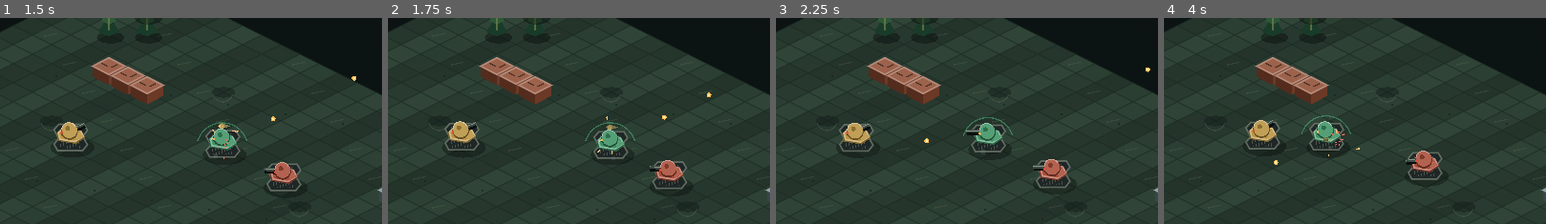
Above: before the commit, frames 1-4 (left to right).
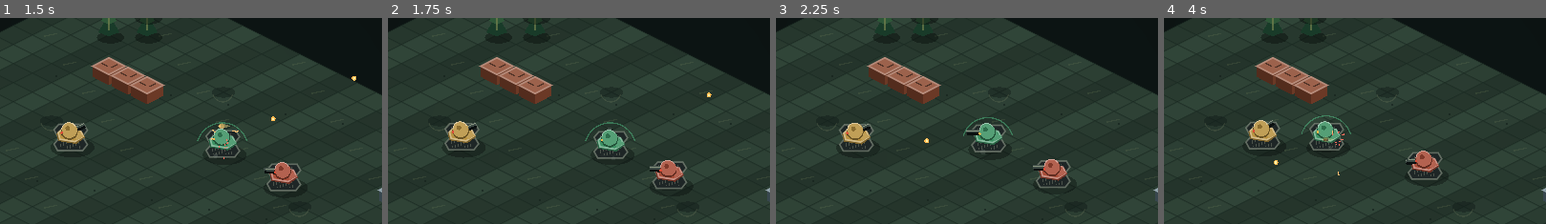
Above: after the commit, the same moments.

Repository: binarywatches-create/TankForge
Game: Godot game, scene res://scenes/battlefield.tscn
Same seed, same stepped clock (60 frames per second), same inputs: the game is played once before the commit and once after it.
Inputs (mouse positions are % of the whole screen's width and height, from its top left):
- Up to frame 1 (1.5 s): move the mouse to (45, 71) at 0.52 s; hold W 0.53-1.25 s; click (45, 71) at 0.67 s; tap Space at 0.77 s; drag from (80, 66) to (45, 71) at 1.27 s
- Up to frame 2 (1.75 s): no input
- Up to frame 3 (2.25 s): move the mouse to (20, 34) at 2.02 s; hold A from 2.03 s (still down)
- Up to frame 4 (4 s): release A at 2.75 s; drag from (55, 50) to (20, 34) at 2.77 s; move the mouse to (35, 24) at 3.52 s; hold S from 3.53 s (still down); tap Space at 3.77 s
The pictures show only the part of the screen within x 26-76%, y 13-63%; the shares and areas given below are measured in that part.

Frame 1 is identical in both runs. In frame 2, 0.1% of the frame differs, in the area x 21-73%, y 47-75%; in frame 3, less than 0.1%; in frame 4, less than 0.1%.

Commit message:
Support simultaneous multitouch movement and firing

Diff:
--- a/godot-prototype/scripts/battlefield.gd
+++ b/godot-prototype/scripts/battlefield.gd
@@ -23,6 +23,7 @@
 var score := 12450
 var touch_move := Vector2.ZERO
 var touch_fire := false
+var touch_points: Dictionary = {}
 
 func _ready() -> void:
     enemies = [
@@ -33,22 +34,25 @@
 
 func _input(event: InputEvent) -> void:
     if event is InputEventScreenTouch:
-        _set_touch(event.position, event.pressed)
+        _set_touch(event.index, event.position, event.pressed)
     elif event is InputEventScreenDrag:
-        _set_touch(event.position, true)
-
-func _set_touch(point: Vector2, pressed: bool) -> void:
-    if not pressed:
-        touch_move = Vector2.ZERO
-        touch_fire = false
-        return
-    var p := point * Vector2(1280.0 / get_viewport_rect().size.x, 720.0 / get_viewport_rect().size.y)
-    if p.x < 330.0 and p.y > 430.0:
-        touch_move = (p - Vector2(150.0, 570.0)) / 78.0
-        if touch_move.length() > 1.0:
-            touch_move = touch_move.normalized()
-    elif p.x > 930.0 and p.y > 420.0:
-        touch_fire = true
+        _set_touch(event.index, event.position, true)
+
+func _set_touch(index: int, point: Vector2, pressed: bool) -> void:
+    if pressed:
+        var p := point * Vector2(1280.0 / get_viewport_rect().size.x, 720.0 / get_viewport_rect().size.y)
+        touch_points[index] = p
+    else:
+        touch_points.erase(index)
+    touch_move = Vector2.ZERO
+    touch_fire = false
+    for p in touch_points.values():
+        if p.x < 330.0 and p.y > 430.0:
+            touch_move = (p - Vector2(150.0, 570.0)) / 78.0
+            if touch_move.length() > 1.0:
+                touch_move = touch_move.normalized()
+        elif p.x > 930.0 and p.y > 420.0:
+            touch_fire = true
 
 func _process(delta: float) -> void:
     clock += delta
